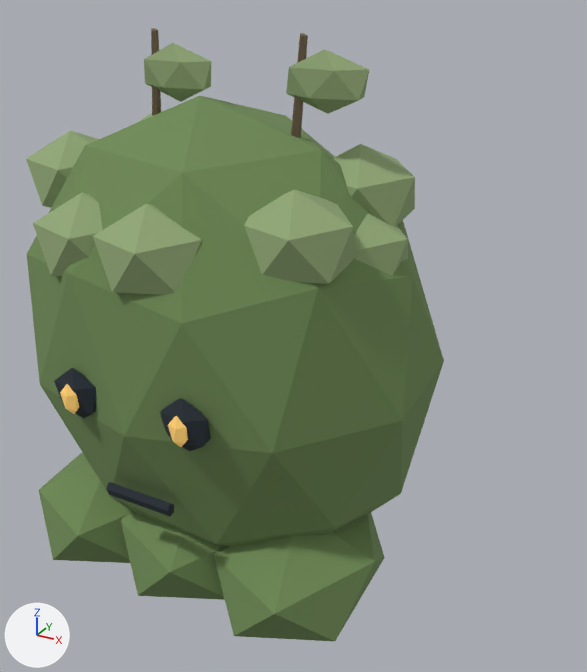
The glTF model public/models/characters/moss_slime.glb as it was, and as the next commit left it.
Rendered twice from a camera (50 mm lens) standing at (0.963, -1.685, 1.332) and looking at (0.037, -0.002, 0.49). Arrows for +X, +Y and +Z are at lower left; the lights stay in place. The older version comes first. Both versions are drawn at frame 7 of the action 'attack'; the numbers are the values there.

In view in the first picture: 'Moss cushion', 'Moss cushion.002', 'Moss cushion.004', 'Moss cushion.005', 'Moss cushion.007', 'Moss cushion.008', 'Mossback body', 'Soft foot lobe', 'Soft foot lobe.001', 'Soft foot lobe.002', 'Sprout leaf', 'Sprout leaf.001' and 7 more.
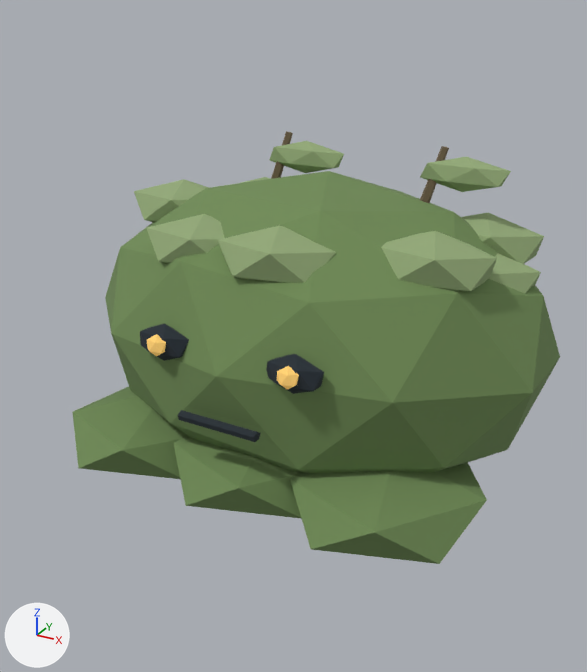
ob_joint_body_001 is not drawn itself; it is the parent of ob_amber_iris, ob_amber_iris_001, ob_deep_eye_socket, ob_deep_eye_socket_001, ob_moss_cushion, ob_moss_cushion_001, ob_moss_cushion_002, ob_moss_cushion_003.

Changed parts and their boxes [x1, y1, x2, y2] in the pictures (587 x 672 px):
'Mossback body', moved, turned, rescaled
    before: [27, 96, 444, 546]
    after: [105, 171, 560, 474]
'Soft foot lobe.002', moved, turned, rescaled
    before: [214, 513, 385, 641]
    after: [290, 463, 487, 564]
'Soft foot lobe', moved, turned, rescaled
    before: [39, 452, 132, 563]
    after: [72, 387, 188, 479]
'Soft foot lobe.001', moved, turned, rescaled
    before: [121, 511, 225, 600]
    after: [173, 436, 302, 519]
'Moss cushion.005', moved, turned, rescaled
    before: [244, 189, 356, 284]
    after: [381, 231, 497, 292]
'Moss cushion.002', moved, turned, rescaled
    before: [93, 204, 202, 295]
    after: [218, 226, 336, 283]
'Moss cushion.008', moved, turned, rescaled
    before: [334, 144, 415, 227]
    after: [461, 213, 544, 264]
'Moss cushion.007', moved, turned, rescaled
    before: [33, 192, 103, 277]
    after: [147, 214, 224, 263]
'Sprout leaf.001', moved, turned, rescaled
    before: [286, 49, 369, 114]
    after: [420, 157, 511, 192]
'Sprout leaf', moved, turned, rescaled
    before: [144, 43, 211, 102]
    after: [269, 141, 344, 173]
'Moss cushion.004', moved, turned, rescaled
    before: [26, 130, 99, 208]
    after: [134, 179, 209, 223]
'Moss cushion', moved, turned, rescaled
    before: [354, 214, 408, 276]
    after: [489, 253, 541, 293]
'Deep eye socket.001', moved, turned, rescaled
    before: [160, 398, 211, 451]
    after: [266, 354, 324, 394]
'Deep eye socket', moved, turned, rescaled
    before: [54, 368, 96, 418]
    after: [140, 323, 189, 361]
'Mouth seam', moved, turned, rescaled
    before: [106, 482, 174, 516]
    after: [178, 410, 260, 442]
'Sprout stem.001', moved, turned, rescaled
    before: [291, 33, 308, 138]
    after: [420, 146, 449, 203]
'Amber iris.001', moved, turned, rescaled
    before: [168, 416, 188, 447]
    after: [277, 366, 299, 389]
'Sprout stem', moved, turned, rescaled
    before: [151, 28, 161, 116]
    after: [271, 131, 293, 179]
'Amber iris', moved, turned, rescaled
    before: [60, 384, 79, 414]
    after: [147, 334, 166, 356]
'Moss cushion.001', moved, turned, rescaled (mostly hidden)
    before: [137, 110, 163, 123]
    after: [241, 177, 270, 183]

Diff of the bpy script that builds the scene:
```diff
--- a/public/models/characters/moss_slime.glb.py
+++ b/public/models/characters/moss_slime.glb.py
@@ ob_joint_body_001 @@
 ob_joint_body_001.parent = ob_moss_slime
-ob_joint_body_001.location = (0.0, -0.178, 0.05)
-ob_joint_body_001.rotation_euler = (0.129, 0.0, 0.0)  # degrees (7.4, 0, 0)
-ob_joint_body_001.scale = (0.838, 0.838, 1.16)
+ob_joint_body_001.location = (0.0, 0.164, 0.05)
+ob_joint_body_001.rotation_euler = (-0.121, 0.0, 0.0)  # degrees (-6.9, 0, 0)
+ob_joint_body_001.scale = (1.12, 1.12, 0.879)
```
